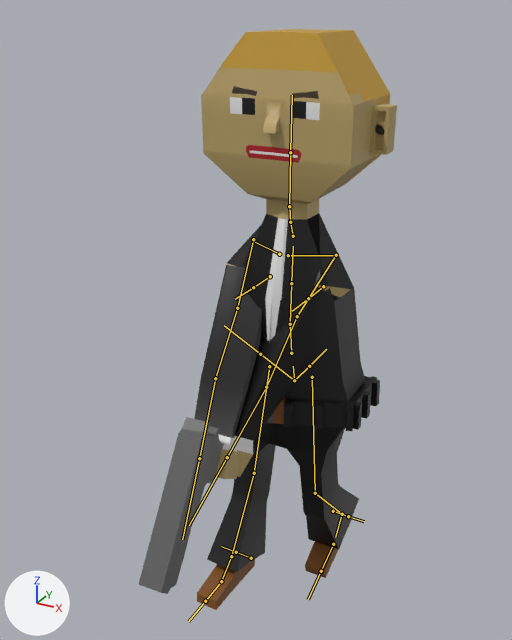
The FBX model CIA.fbx as it was, and as the next commit left it.
Camera for both pictures: a camera (50 mm lens) standing at (1.68, -3.47, 3.61) and looking at (-0.03, -0.37, 2.06). The axes (+X, +Y, +Z) are drawn at lower left. The lights are the same throughout. Both versions are drawn at frame 12 of the action 'metarig|walk'; the numbers are the values there. The bones that bend it are drawn over the model as lines.
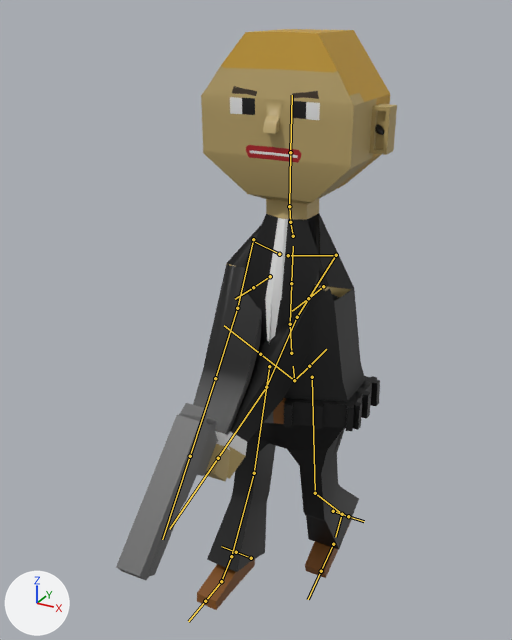
Location of each change, (x1, y1, x2, y2) in pixels of the pictures (512 x 640 px):
'Cube', posed: before (194, 29, 397, 610); after (193, 29, 397, 610)
'Plane', posed (20% wider): before (139, 417, 224, 594); after (116, 403, 218, 580)
bone 'hand.L', root to tip: before (266, 387) to (227, 457); after (266, 387) to (218, 458)
bone 'hand.R', root to tip: before (215, 378) to (199, 458); after (215, 378) to (190, 456)

The change in detail:
Bone 'hand.L' (bone_hand_l) turns from (0, 0, 0) to (-5, 5, 12) degrees about its own x, y and z.
Bone 'hand.R' (bone_hand_r) turns from (0, 0, -3) to (0, -1, -18) degrees about its own x, y and z.
